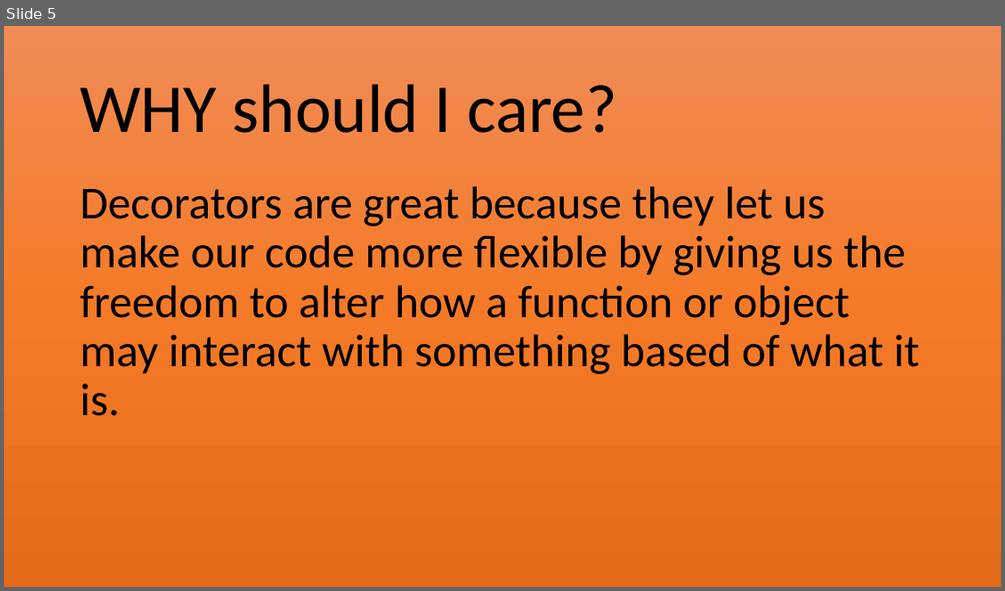
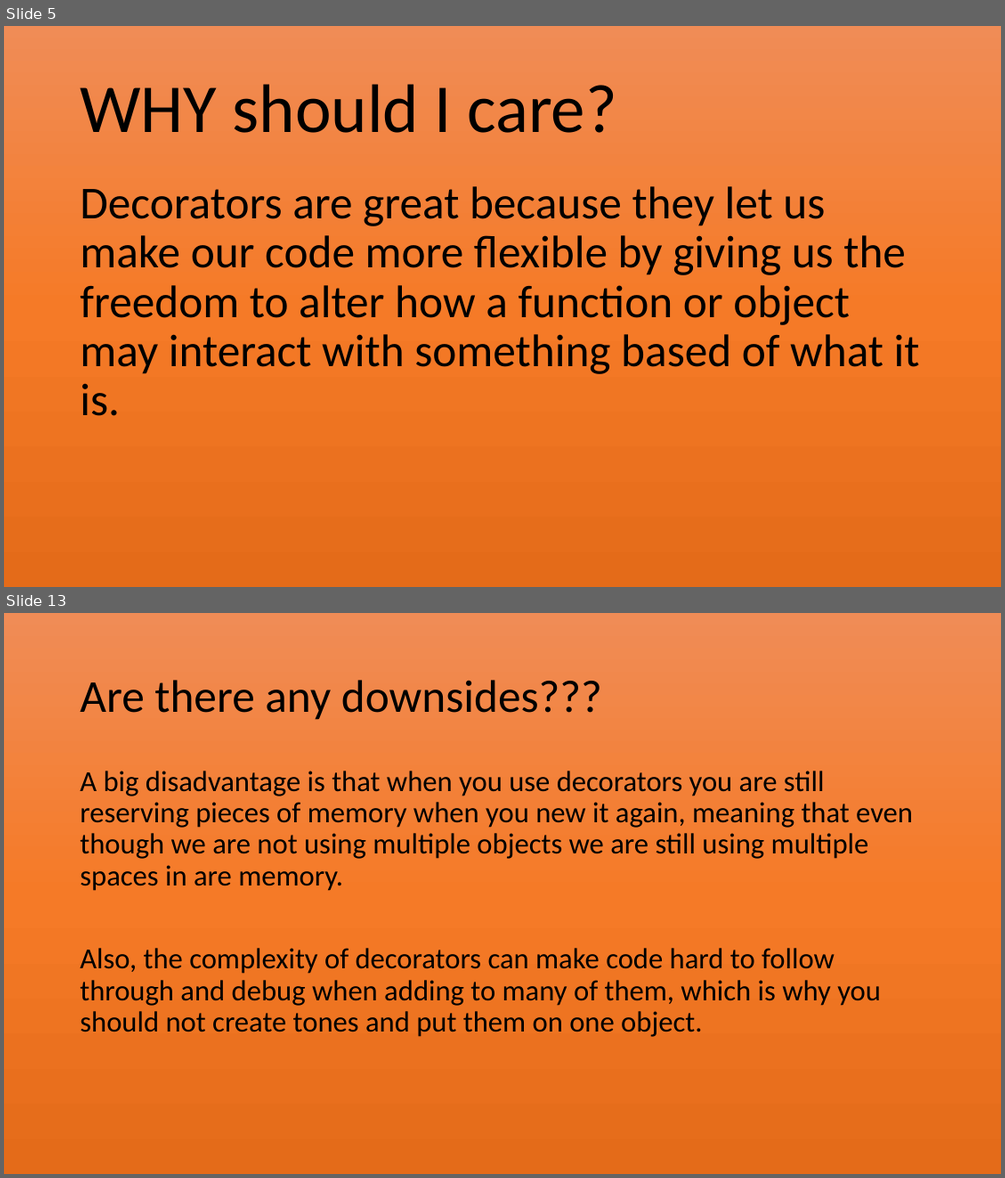
Before and after one commit to Jovic1000/Decorators, a slide deck: Decorators.pptx. Shown one above the other, each under a label of ours: slide 5 before the commit, slides 5 and 13 after it; the slides between them are not shown. The pictures are 1005x591 and 1005x1178 pixels, drawn with LibreOffice and Linux fonts; fonts in the diff are those of the drawing. Boxes give left, top, right and bottom in pixels: in the first picture for what was removed or moved away, otherwise in the second. Text is boxed around its words. In the diff, an @@ line names an element or a change of style, - is before the commit and + after.

```diff
--- a/Decorators.pptx
+++ b/Decorators.pptx
@@ slide 13 added at (x1=4, y1=613, x2=1001, y2=1174), background #FFFFFF @@
@@ rectangle added at (x1=4, y1=613, x2=1001, y2=1174), fill gradient #F18C57 to #F67B28 to #E56C19 @@
@@ title added at (x1=80, y1=680, x2=602, y2=720), 44 pt, text #000000 @@
+Are there any downsides???
@@ text added at (x1=80, y1=771, x2=913, y2=1037), 28 pt, text #000000 @@
+A big disadvantage is that when you use decorators you are still reserving pieces of memory when you new it again, meaning that even though we are not using multiple objects we are still using multiple spaces in are memory.
+Also, the complexity of decorators can make code hard to follow through and debug when adding to many of them, which is why you should not create tones and put them on one object.
```
Also in this commit, not shown: 2 slides changed, 6 other slides added, 1 slide removed, 1 other file.
